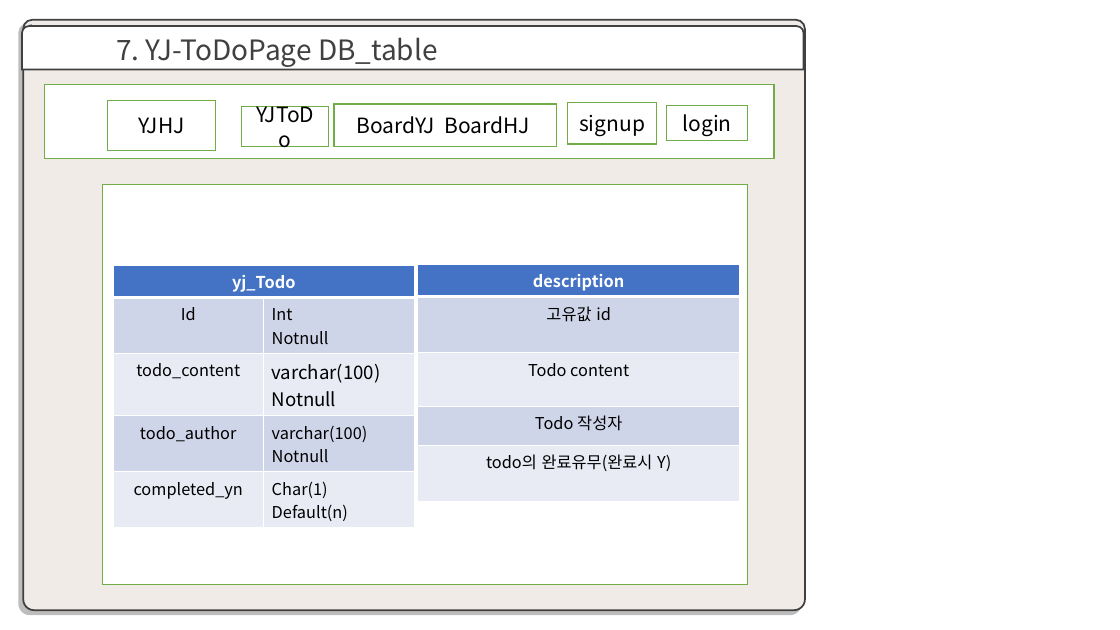
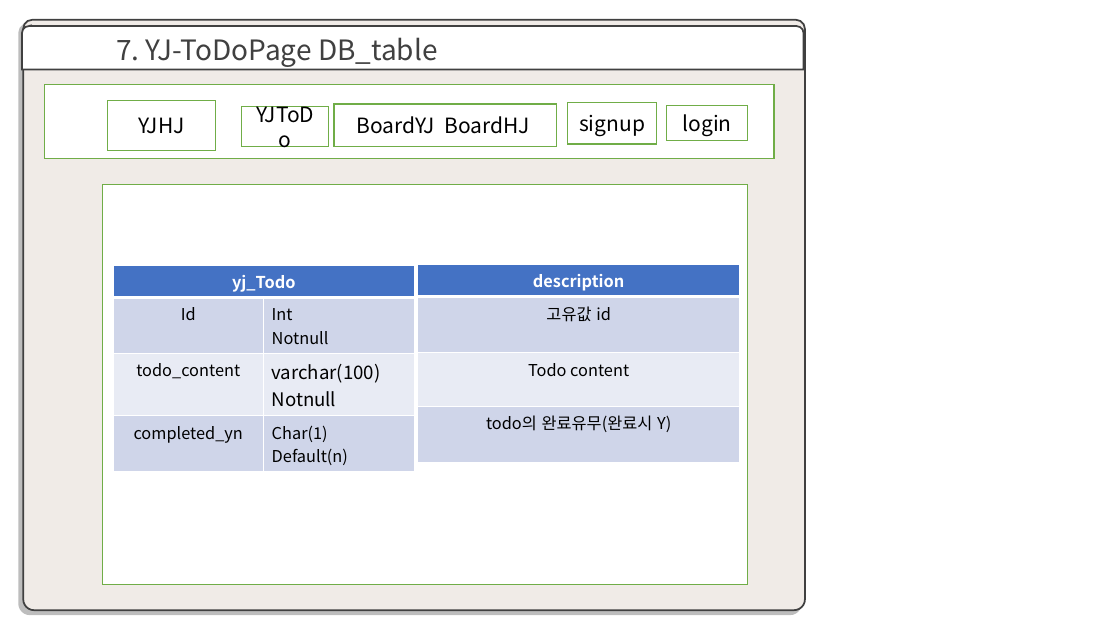
Before and after one commit to 10019610/YJToDo, a slide deck: slide 8 of documents/화면설계서/20220809_TodoList(v0.5.1).pptx. Drawn at 1120x630 pixels with LibreOffice and Linux fonts; fonts in the diff are those of the drawing. Boxes give left, top, right and bottom in pixels: in the first picture for what was removed or moved away, otherwise in the second. Text is boxed around its words. In the diff, an @@ line names an element or a change of style, - is before the commit and + after.

Commit message:
[수정] YjTodo 리스트 렌더링, todo 추가, 삭제 기능 구현, 헤더 실시간 시계 구현

```diff
--- a/documents/화면설계서/20220809_TodoList(v0.5.1).pptx
+++ b/documents/화면설계서/20220809_TodoList(v0.5.1).pptx
@@ table at box(113, 266, 415, 469) @@
-row 4: todo_author | varchar(100) Notnull
@@ table at box(418, 265, 739, 450) @@
-row 4: Todo 작성자
```
Also in this commit, not shown: 5 other files.
